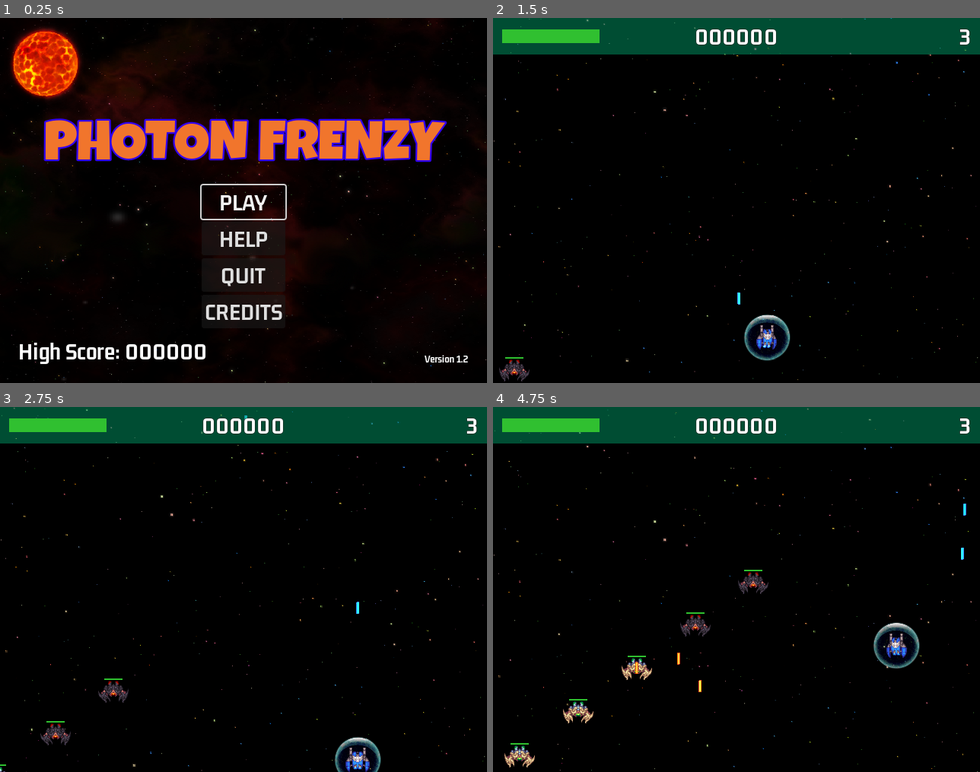
Above: before the commit, frames 1-4 (two rows, left to right).
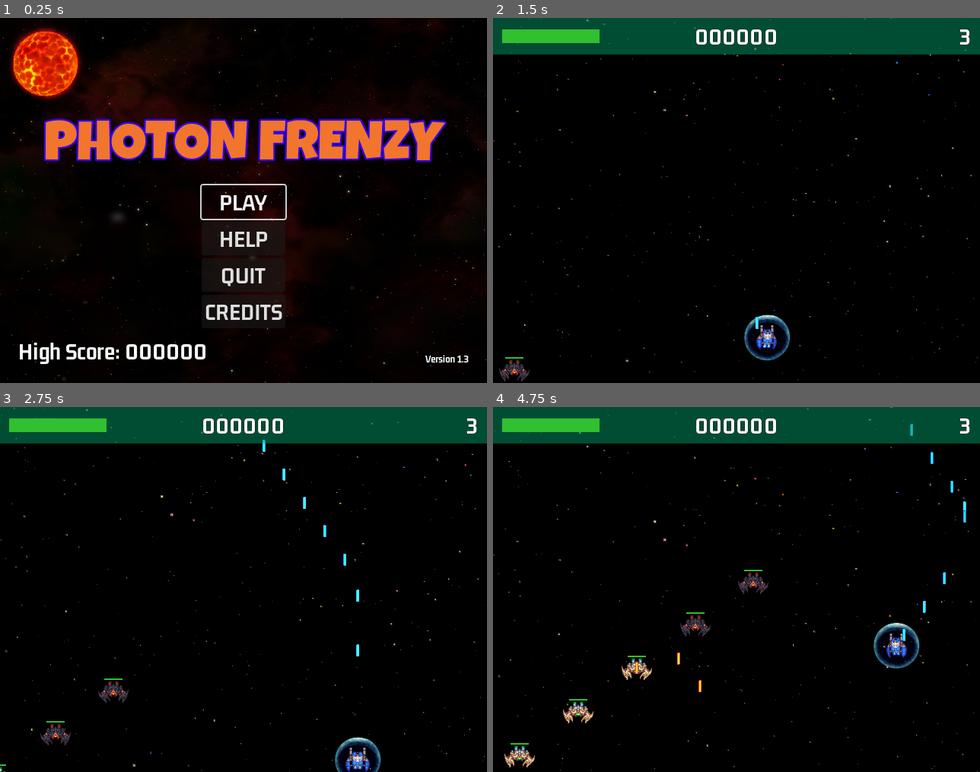
Above: after the commit, the same moments.

Repository: jaerrib/learning-godot
Game: Godot game, scene res://scenes/main/main.tscn
Two runs of this game, one before a commit and one after it. Both use one fixed random seed, a clock stepped at 60 frames per second and the inputs below.
Inputs:
- Up to frame 1 (0.25 s): no input
- Up to frame 2 (1.5 s): click "PLAY" at 0.5 s; hold D (right) from 1.28 s (still down); hold Space (shoot) from 1.28 s (still down); tap M (maker) at 1.35 s
- Up to frame 3 (2.75 s): release D (right) at 2.03 s; release Space (shoot) at 2.03 s; hold S (down) from 2.03 s (still down); tap Space (shoot) at 2.1 s; tap M (maker) at 2.3 s
- Up to frame 4 (4.75 s): release S (down) at 2.78 s; hold D (right) 2.78-3.53 s; hold Space (shoot) 2.78-3.53 s; tap M (maker) at 2.85, 3.8, 4.35 s; hold W (up) 3.53-4.28 s; tap Space (shoot) at 3.6 s; hold A (left) from 4.28 s (still down); hold Space (shoot) from 4.28 s (still down)

The runs differ from the first frame. In frame 1, 0.1% of the frame differs, in the area x 87-97%, y 92-95%; in frame 2, 0.3%; in frame 3, 0.3%; in frame 4, 0.4%, in the area x 42-98%, y 0-79%.

Commit message:
Update firing to hold instead of press, replace autoshot with spread

Diff:
--- a/space-ace/scenes/help_screen/help_screen.tscn
+++ b/space-ace/scenes/help_screen/help_screen.tscn
@@ -106,75 +106,75 @@
 [node name="Icon" type="TextureRect" parent="MarginContainer/VBoxContainer/Powerup2"]
 layout_mode = 2
 size_flags_horizontal = 0
+texture = ExtResource("7_kln4s")
+
+[node name="Detail" type="Label" parent="MarginContainer/VBoxContainer/Powerup2"]
+layout_mode = 2
+size_flags_horizontal = 8
+text = "Damage Boost"
+label_settings = ExtResource("2_7fgap")
+horizontal_alignment = 1
+
+[node name="Powerup3" type="HBoxContainer" parent="MarginContainer/VBoxContainer"]
+layout_mode = 2
+size_flags_horizontal = 0
+theme_override_constants/separation = 24
+
+[node name="Icon" type="TextureRect" parent="MarginContainer/VBoxContainer/Powerup3"]
+layout_mode = 2
+size_flags_horizontal = 0
 texture = ExtResource("3_rjql2")
 
-[node name="Detail" type="Label" parent="MarginContainer/VBoxContainer/Powerup2"]
-layout_mode = 2
-size_flags_horizontal = 8
-text = "Damage Boost"
-label_settings = ExtResource("2_7fgap")
-horizontal_alignment = 1
-
-[node name="Powerup3" type="HBoxContainer" parent="MarginContainer/VBoxContainer"]
-layout_mode = 2
-size_flags_horizontal = 0
-theme_override_constants/separation = 24
-
-[node name="Icon" type="TextureRect" parent="MarginContainer/VBoxContainer/Powerup3"]
+[node name="Detail" type="Label" parent="MarginContainer/VBoxContainer/Powerup3"]
+layout_mode = 2
+size_flags_horizontal = 8
+text = "Double Shot"
+label_settings = ExtResource("2_7fgap")
+horizontal_alignment = 1
+
+[node name="Powerup4" type="HBoxContainer" parent="MarginContainer/VBoxContainer"]
+layout_mode = 2
+size_flags_horizontal = 0
+theme_override_constants/separation = 24
+
+[node name="Icon" type="TextureRect" parent="MarginContainer/VBoxContainer/Powerup4"]
+layout_mode = 2
+size_flags_horizontal = 0
+texture = ExtResource("5_yo76s")
+
+[node name="Detail" type="Label" parent="MarginContainer/VBoxContainer/Powerup4"]
+layout_mode = 2
+size_flags_horizontal = 8
+text = "Spread Shot"
+label_settings = ExtResource("2_7fgap")
+horizontal_alignment = 1
+
+[node name="Powerup5" type="HBoxContainer" parent="MarginContainer/VBoxContainer"]
+layout_mode = 2
+size_flags_horizontal = 0
+theme_override_constants/separation = 24
+
+[node name="Icon" type="TextureRect" parent="MarginContainer/VBoxContainer/Powerup5"]
+layout_mode = 2
+size_flags_horizontal = 0
+texture = ExtResource("6_hwoge")
+
+[node name="Detail" type="Label" parent="MarginContainer/VBoxContainer/Powerup5"]
+layout_mode = 2
+size_flags_horizontal = 8
+text = "Multidirection Shot"
+label_settings = ExtResource("2_7fgap")
+horizontal_alignment = 1
+
+[node name="Powerup6" type="HBoxContainer" parent="MarginContainer/VBoxContainer"]
+layout_mode = 2
+size_flags_horizontal = 0
+theme_override_constants/separation = 24
+
+[node name="Icon" type="TextureRect" parent="MarginContainer/VBoxContainer/Powerup6"]
 layout_mode = 2
 size_flags_horizontal = 0
 texture = ExtResource("4_uern5")
-
-[node name="Detail" type="Label" parent="MarginContainer/VBoxContainer/Powerup3"]
-layout_mode = 2
-size_flags_horizontal = 8
-text = "Double Shot"
-label_settings = ExtResource("2_7fgap")
-horizontal_alignment = 1
-
-[node name="Powerup4" type="HBoxContainer" parent="MarginContainer/VBoxContainer"]
-layout_mode = 2
-size_flags_horizontal = 0
-theme_override_constants/separation = 24
-
-[node name="Icon" type="TextureRect" parent="MarginContainer/VBoxContainer/Powerup4"]
-layout_mode = 2
-size_flags_horizontal = 0
-texture = ExtResource("5_yo76s")
-
-[node name="Detail" type="Label" parent="MarginContainer/VBoxContainer/Powerup4"]
-layout_mode = 2
-size_flags_horizontal = 8
-text = "Auto Shot"
-label_settings = ExtResource("2_7fgap")
-horizontal_alignment = 1
-
-[node name="Powerup5" type="HBoxContainer" parent="MarginContainer/VBoxContainer"]
-layout_mode = 2
-size_flags_horizontal = 0
-theme_override_constants/separation = 24
-
-[node name="Icon" type="TextureRect" parent="MarginContainer/VBoxContainer/Powerup5"]
-layout_mode = 2
-size_flags_horizontal = 0
-texture = ExtResource("6_hwoge")
-
-[node name="Detail" type="Label" parent="MarginContainer/VBoxContainer/Powerup5"]
-layout_mode = 2
-size_flags_horizontal = 8
-text = "Multidirection Shot"
-label_settings = ExtResource("2_7fgap")
-horizontal_alignment = 1
-
-[node name="Powerup6" type="HBoxContainer" parent="MarginContainer/VBoxContainer"]
-layout_mode = 2
-size_flags_horizontal = 0
-theme_override_constants/separation = 24
-
-[node name="Icon" type="TextureRect" parent="MarginContainer/VBoxContainer/Powerup6"]
-layout_mode = 2
-size_flags_horizontal = 0
-texture = ExtResource("7_kln4s")
 
 [node name="Detail" type="Label" parent="MarginContainer/VBoxContainer/Powerup6"]
 layout_mode = 2
--- a/space-ace/scenes/level/level.gd
+++ b/space-ace/scenes/level/level.gd
@@ -19,7 +19,7 @@
 	#if Input.is_action_just_pressed("maker"):
 		#SignalManager.on_create_power_up.emit(
 				#Vector2(339, 100),
-				#PowerUp.PowerUpType.NUKE)
+				#PowerUp.PowerUpType.SPREAD)
 
 
 func on_player_died() -> void:
--- a/space-ace/scenes/main/main.tscn
+++ b/space-ace/scenes/main/main.tscn
@@ -139,7 +139,7 @@
 layout_mode = 2
 size_flags_horizontal = 10
 size_flags_vertical = 8
-text = "Version 1.2"
+text = "Version 1.3"
 label_settings = SubResource("LabelSettings_83ckl")
 
 [node name="Sun" parent="." instance=ExtResource("5_w662t")]
--- a/space-ace/scenes/player/player.gd
+++ b/space-ace/scenes/player/player.gd
@@ -20,7 +20,7 @@
 @onready var laser_boost_timer: Timer = $LaserBoostTimer
 @onready var double_shot_timer: Timer = $DoubleShotTimer
 @onready var shot_timer: Timer = $ShotTimer
-@onready var auto_shot_timer: Timer = $AutoShotTimer
+@onready var spread_timer: Timer = $SpreadTimer
 @onready var multishot_timer: Timer = $MultishotTimer
 @onready var booms: Node2D = $Booms
 
@@ -34,8 +34,8 @@
 var _lower_right: Vector2
 var _player_damage: int = 10
 var _has_double_shot: bool = false
-var _has_auto_shot: bool = false
-var _is_auto_shooting: bool = false
+var _has_spread: bool = false
+var _is_shooting: bool = false
 var _has_multishot: bool = false
 
 # Called when the node enters the scene tree for the first time.
@@ -49,11 +49,10 @@
 	var input = get_input()
 	global_position += input * delta * speed
 	global_position = global_position.clamp(_upper_left, _lower_right)
-	if _has_auto_shot and !_is_auto_shooting:
-		shot_timer.start()
-		_is_auto_shooting = true
-	if Input.is_action_just_pressed("shoot"):
-		select_shot_type()
+	if Input.is_action_pressed("shoot"):
+		if !_is_shooting:
+			shot_timer.start()
+			_is_shooting = true
 
 
 func double_shoot() -> void:
@@ -74,6 +73,23 @@
 
 func multishoot() -> void:
 	var directions: Array[Vector2] = [Vector2.UP, Vector2.RIGHT, Vector2.DOWN, Vector2.LEFT]
+	for direction in directions:
+		SignalManager.on_create_bullet.emit(
+			global_position,
+			direction,
+			bullet_speed,
+			BaseBullet.BulletType.PLAYER,
+		)
+
+func spread_shot() -> void:
+	var directions: Array[Vector2] = [
+		Vector2(-1, -6).normalized(),
+		Vector2(-1, -3).normalized(),
+		Vector2.UP,
+		Vector2(1, -3)
+		.normalized(),
+		Vector2(1, -6).normalized(),
+		]
 	for direction in directions:
 		SignalManager.on_create_bullet.emit(
 			global_position,
@@ -125,9 +141,9 @@
 				add_double_shot()
 			PowerUp.PowerUpType.NUKE:
 				nuke()
-			PowerUp.PowerUpType.AUTO:
-				_has_auto_shot = true
-				auto_shot_timer.start()
+			PowerUp.PowerUpType.SPREAD:
+				_has_spread = true
+				spread_timer.start()
 			PowerUp.PowerUpType.MULTI:
 				_has_multishot = true
 				multishot_timer.start()
@@ -178,20 +194,19 @@
 
 func _on_shot_timer_timeout() -> void:
 	select_shot_type()
-	_is_auto_shooting = false
+	_is_shooting = false
 
 
 func select_shot_type() -> void:
 	SoundManager.play_laser_random(sound)
-	if _has_multishot:
+	if _has_spread:
+		spread_shot()
+	elif _has_multishot:
 		multishoot()
 	elif _has_double_shot:
 		double_shoot()
 	else:
 		shoot()
-
-func _on_auto_shot_timer_timeout() -> void:
-	_has_auto_shot = false
 
 
 func _on_multishot_timer_timeout() -> void:
@@ -204,3 +219,7 @@
 			b.global_position,
 			Explosion.ExplosionType.BOOM
 		)
+
+
+func _on_spread_timer_timeout() -> void:
+	_has_spread = false
--- a/space-ace/scenes/player/player.tscn
+++ b/space-ace/scenes/player/player.tscn
@@ -96,11 +96,11 @@
 one_shot = true
 
 [node name="MultishotTimer" type="Timer" parent="."]
-wait_time = 20.0
+wait_time = 15.0
 one_shot = true
 
-[node name="AutoShotTimer" type="Timer" parent="."]
-wait_time = 20.0
+[node name="SpreadTimer" type="Timer" parent="."]
+wait_time = 10.0
 one_shot = true
 
 [node name="ShotTimer" type="Timer" parent="."]
@@ -115,5 +115,5 @@
 [connection signal="timeout" from="LaserBoostTimer" to="." method="_on_laser_boost_timer_timeout"]
 [connection signal="timeout" from="DoubleShotTimer" to="." method="_on_double_shot_timer_timeout"]
 [connection signal="timeout" from="MultishotTimer" to="." method="_on_multishot_timer_timeout"]
-[connection signal="timeout" from="AutoShotTimer" to="." method="_on_auto_shot_timer_timeout"]
+[connection signal="timeout" from="SpreadTimer" to="." method="_on_spread_timer_timeout"]
 [connection signal="timeout" from="ShotTimer" to="." method="_on_shot_timer_timeout"]
--- a/space-ace/scenes/power_up/power_up.gd
+++ b/space-ace/scenes/power_up/power_up.gd
@@ -4,7 +4,7 @@
 class_name PowerUp
 
 
-enum PowerUpType { HEALTH, SHIELD, LASER, DOUBLE, NUKE, AUTO, MULTI }
+enum PowerUpType { HEALTH, SHIELD, LASER, DOUBLE, NUKE, SPREAD, MULTI }
 
 
 const SPEED: float = 80.0
@@ -12,10 +12,10 @@
 const TEXTURES: Dictionary = {
 	PowerUpType.HEALTH: preload("res://assets/misc/powerupGreen_bolt.png"),
 	PowerUpType.SHIELD: preload("res://assets/misc/shield_gold.png"),
-	PowerUpType.LASER: preload("res://assets/misc/powerupBlue_bolt.png"),
-	PowerUpType.DOUBLE: preload("res://assets/misc/powerupRed_bolt.png"),
-	PowerUpType.NUKE: preload("res://assets/misc/powerupPurple_bolt.png"),
-	PowerUpType.AUTO: preload("res://assets/misc/powerupYellow_bolt.png"),
+	PowerUpType.LASER: preload("res://assets/misc/powerupPurple_bolt.png"),
+	PowerUpType.DOUBLE: preload("res://assets/misc/powerupBlue_bolt.png"),
+	PowerUpType.NUKE: preload("res://assets/misc/powerupRed_bolt.png"),
+	PowerUpType.SPREAD: preload("res://assets/misc/powerupYellow_bolt.png"),
 	PowerUpType.MULTI: preload("res://assets/misc/powerupWhite_bolt.png"),
 }
 
